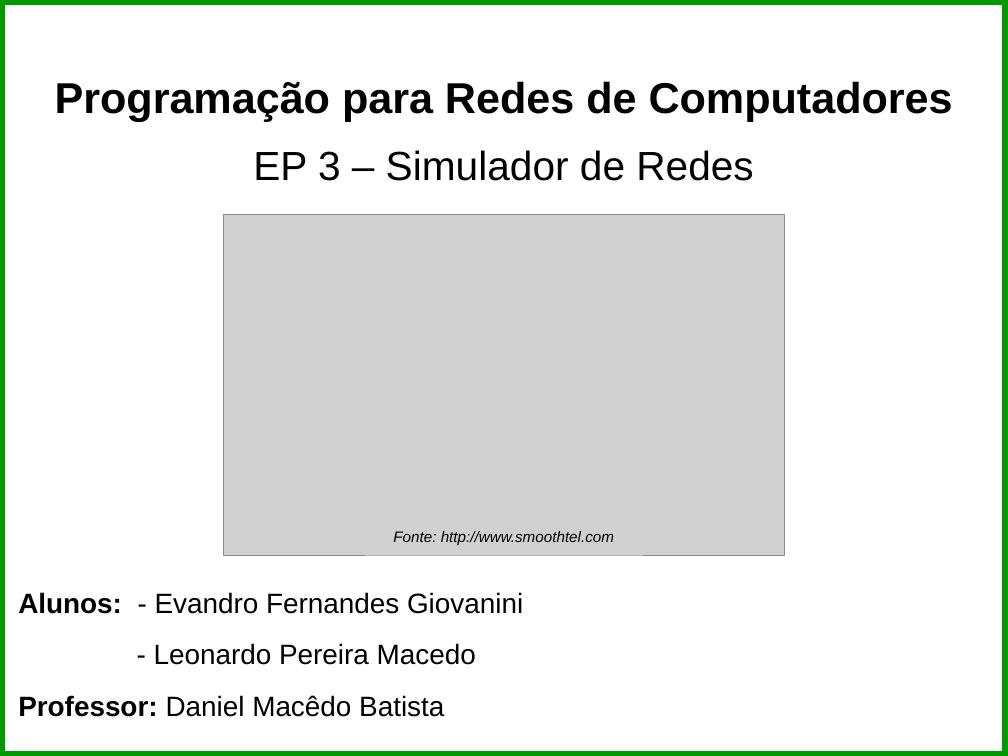
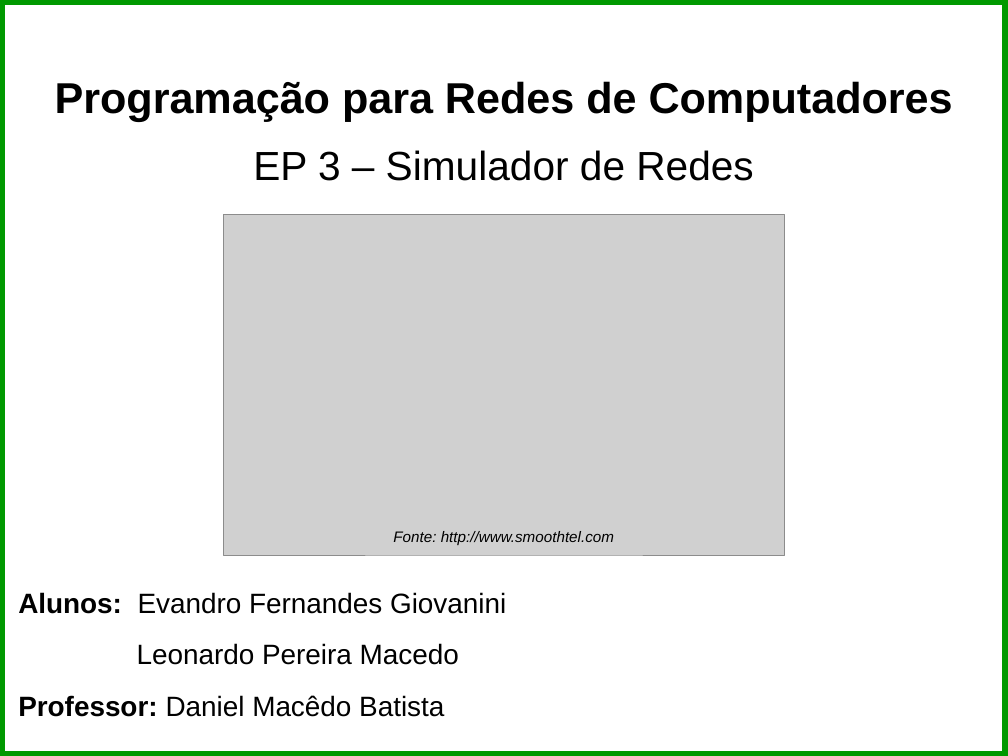
Before and after one commit to redes-2015/simula-rede, a slide deck: slide 1 of slides/slides.odp. Drawn at 1008x756 pixels with LibreOffice and Linux fonts; fonts in the diff are those of the drawing; grey boxes stand for pictures. Boxes give left, top, right and bottom in pixels: in the first picture for what was removed or moved away, otherwise in the second. Text is boxed around its words. In the diff, an @@ line names an element or a change of style, - is before the commit and + after.

```diff
--- a/slides/slides.odp
+++ b/slides/slides.odp
@@ text at <box>18,592,506,665</box>: text changed @@
-Alunos: - Evandro Fernandes Giovanini
-- Leonardo Pereira Macedo
+Alunos: Evandro Fernandes Giovanini
+Leonardo Pereira Macedo
```
Also in this commit, not shown: 3 other slides changed, 7 slides added.
